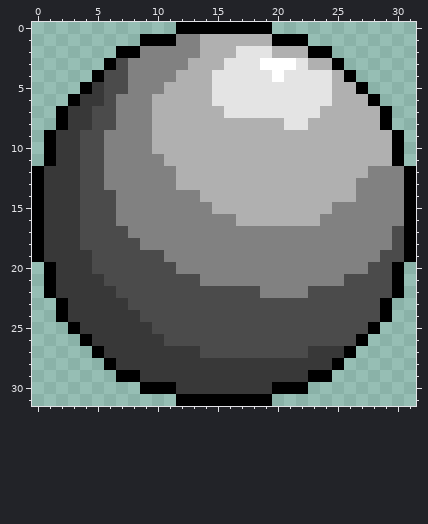
File history of a pixel-art sprite, png/ball.png. The first picture shows the starting point.
The file is 32x32 pixels.
After:
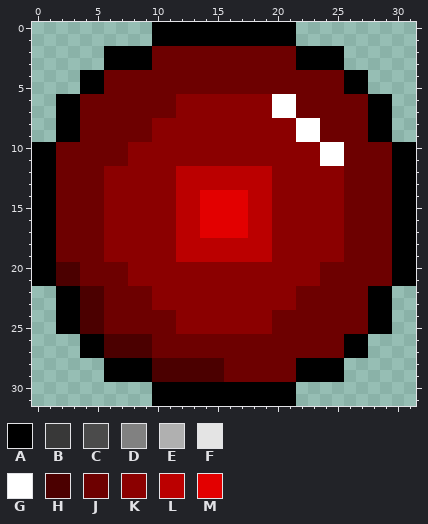
Palette (. is transparent): A #000000  B #383838  C #4b4b4b  D #818181  E #b0b0b0  F #e4e4e4  G #ffffff  H #4b0000  J #6d0000  K #8b0000  L #bb0000  M #e30000
What changed:
Changed rows in their new state; - is an unchanged pixel.
first column x 0:
 0 ----------AA--------AA----------
 1 ---------.--AAAAAAAA--.---------
 2 ------A--AJJJJJJJJJJJJA--A------
 3 -------AAAJJJJJJJJJJJJAAA-------
 4 ----A-JJJJJJJJJJJJJJJJJJJJ-A----
 5 -----AJJJJJJJJJJJJJJJJJJJJA-----
 6 --A-JJJJJJJJKKKKKKKKGGJJJJJJ-A--
 7 ---AJJJJJJJJKKKKKKKKGGJJJJJJA---
 8 ---AJJJJJJKKKKKKKKKKKKGGJJJJA---
 9 -.AAJJJJJJKKKKKKKKKKKKGGJJJJAA.-
10 A-JJJJJJKKKKKKKKKKKKKKKKGGJJJJ-A
11 A-JJJJJJKKKKKKKKKKKKKKKKGGJJJJ-A
12 -AJJJJKKKKKKLLLLLLLLKKKKKKJJJJA-
13 -AJJJJKKKKKKLLLLLLLLKKKKKKJJJJA-
14 -AJJJJKKKKKKLLMMMMLLKKKKKKJJJJA-
15 -AJJJJKKKKKKLLMMMMLLKKKKKKJJJJA-
16 -AJJJJKKKKKKLLMMMMLLKKKKKKJJJJA-
17 -AJJJJKKKKKKLLMMMMLLKKKKKKJJJJA-
18 -AJJJJKKKKKKLLLLLLLLKKKKKKJJJJA-
19 -AJJJJKKKKKKLLLLLLLLKKKKKKJJJJA-
20 A-HHJJJJKKKKKKKKKKKKKKKKJJJJJJ-A
21 A-HHJJJJKKKKKKKKKKKKKKKKJJJJJJ-A
22 -.AAHHJJJJKKKKKKKKKKKKJJJJJJAA.-
23 ---AHHJJJJKKKKKKKKKKKKJJJJJJA---
24 ---AHHJJJJJJKKKKKKKKJJJJJJJJA---
25 --A-HHJJJJJJKKKKKKKKJJJJJJJJ-A--
26 -----AHHHHJJJJJJJJJJJJJJJJA-----
27 ----A-HHHHJJJJJJJJJJJJJJJJ-A----
28 -------AAAHHHHHHJJJJJJAAA-------
29 ------A--AHHHHHHJJJJJJA--A------
30 ---------.--AAAAAAAA--.---------
31 ----------AA--------AA----------
